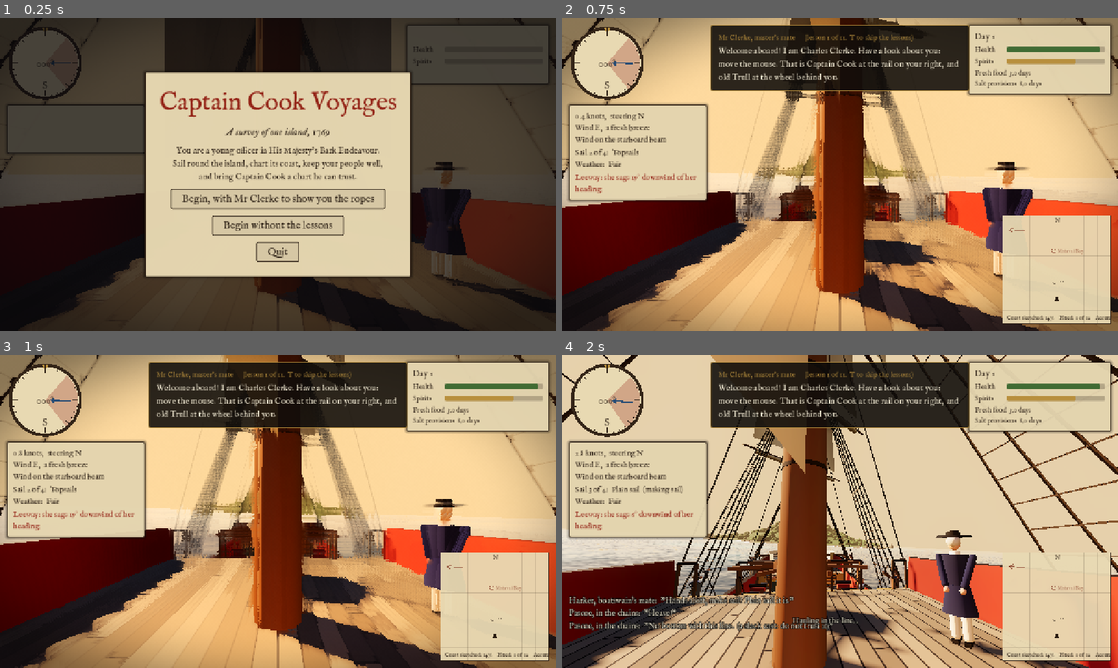
Above: before the commit, frames 1-4 (two rows, left to right).
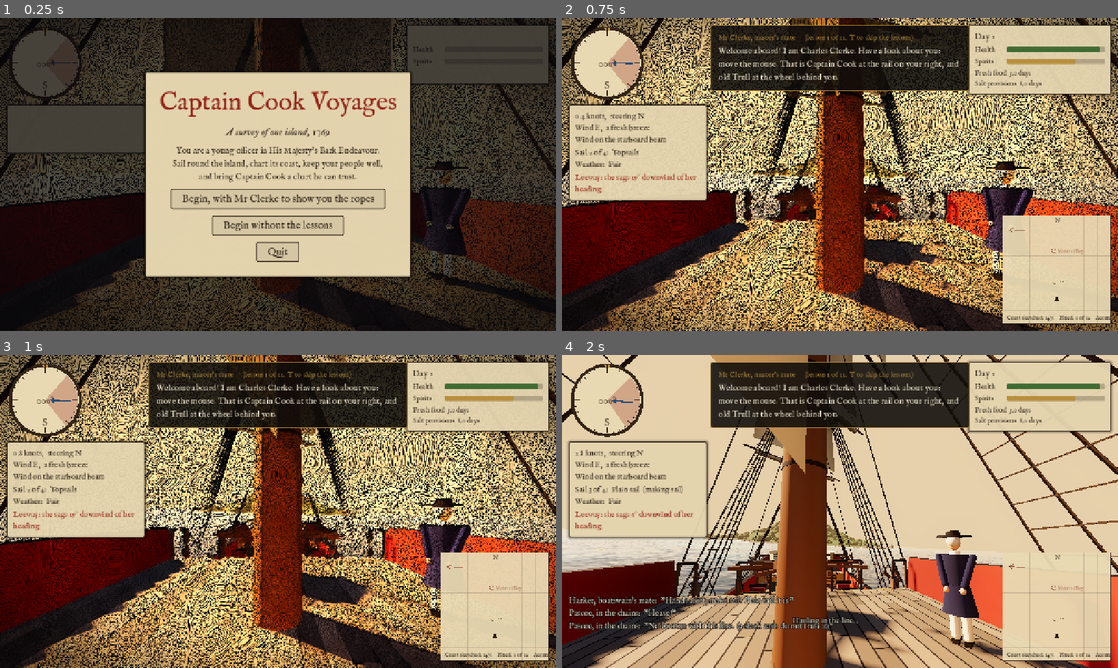
Above: after the commit, the same moments.

Repository: perkinscole/captain_cook
Game: Godot game, scene res://main.tscn
Same seed, same stepped clock (60 frames per second), same inputs: the game is played once before the commit and once after it.
Inputs (mouse positions are in pixels of both pictures, inside the frame that each line leads up to):
- Up to frame 1 (0.25 s): no input
- Up to frame 2 (0.75 s): click "Begin, with Mr Clerke to show…" at 0.5 s
- Up to frame 3 (1 s): no input
- Up to frame 4 (2 s): tap Enter at 1.25 s; move the mouse to (867, 511) at 1.27 s; hold Up from 1.28 s (still down); tap P at 1.35 s; tap Space at 1.52, 1.82 s

The runs differ from the first frame. In frame 1, 13% of the frame differs, in the area x 0-100%, y 0-100%; in frame 2, 43%; in frame 3, 43%; in frame 4, nothing differs.

Commit message:
Make the painted look literal oil paint
Replace the single smoothing filter with two coats: a rounder dab filter,
then an impasto pass that adds brush-hair ridges along shape edges,
relief lighting, canvas weave in thin paint, a limited palette, varnish
and a vignette.

Co-Authored-By: Claude Fable 5.2 <noreply@anthropic.com>
Claude-Session: https://claude.ai/code/session_01G38nkShD9pJZjTbbVyrU2i

Diff:
--- a/scripts/main.gd
+++ b/scripts/main.gd
@@ -14,6 +14,7 @@
 ##   Tutorial, Hud, GameMenu, SoundBoard          teaching, showing and sounding
 
 const PAINTERLY := preload("res://shaders/painterly.gdshader")
+const IMPASTO := preload("res://shaders/impasto.gdshader")
 const START_POSITION := Vector3(0.0, 0.0, 700.0)
 const DECK_Y := ShipVisual.DECK_Y
 const QD_Y := ShipLayout.QUARTERDECK_Y
@@ -62,7 +63,7 @@
 var groundings: int = 0
 
 var _spyglass: Spyglass
-var _paint: ColorRect
+var _paint: Control
 var _lead_gauge: LeadGauge
 var _last_safe := Vector2.ZERO
 var _lookout_quiet: float = 0.0
@@ -770,19 +771,34 @@
 	_station[h] = at
 
 
+## One full-screen coat of the painted look.
+func _coat(shader: Shader) -> ColorRect:
+	var rect := ColorRect.new()
+	rect.set_anchors_and_offsets_preset(Control.PRESET_FULL_RECT)
+	rect.mouse_filter = Control.MOUSE_FILTER_IGNORE
+	var mat := ShaderMaterial.new()
+	mat.shader = shader
+	rect.material = mat
+	return rect
+
+
 func _build_ui() -> void:
 	# The painted look sits between the 3D picture and the interface, so the
 	# picture is painted and the words stay sharp.
 	var paint_layer := CanvasLayer.new()
 	paint_layer.layer = 0
 	add_child(paint_layer)
-	_paint = ColorRect.new()
+	_paint = Control.new()
 	_paint.set_anchors_and_offsets_preset(Control.PRESET_FULL_RECT)
 	_paint.mouse_filter = Control.MOUSE_FILTER_IGNORE
-	var paint_mat := ShaderMaterial.new()
-	paint_mat.shader = PAINTERLY
-	_paint.material = paint_mat
 	paint_layer.add_child(_paint)
+	# Two coats. The first turns the picture into dabs of colour. The second
+	# reads what the first made and gives the paint thickness and brush marks.
+	_paint.add_child(_coat(PAINTERLY))
+	var fresh_copy := BackBufferCopy.new()
+	fresh_copy.copy_mode = BackBufferCopy.COPY_MODE_VIEWPORT
+	_paint.add_child(fresh_copy)
+	_paint.add_child(_coat(IMPASTO))
 
 	var layer := CanvasLayer.new()
 	layer.layer = 1
--- /dev/null
+++ b/shaders/impasto.gdshader
@@ -0,0 +1,112 @@
+shader_type canvas_item;
+
+// Oil paint, second pass: give the dabs thickness.
+//
+// Real oil paint stands up from the canvas. A brush leaves ridges along the
+// way it travelled, the paint is thickest in the lights, and the room's
+// light catches every ridge. This pass:
+//   1. works out which way a brush would have travelled at each point
+//      (along the edges of shapes, and wandering in open areas);
+//   2. lays brush-hair ridges along that direction;
+//   3. lights the ridges from the upper left, with small glints;
+//   4. lets the canvas weave show through where the paint is thin and dark;
+//   5. groups tones into a few steps, as a painter mixing a limited palette
+//      does, and adds old varnish and a darkened border.
+
+uniform sampler2D screen_tex : hint_screen_texture, repeat_disable, filter_linear;
+uniform float relief : hint_range(0.0, 2.0) = 1.0;     // how thick the paint stands
+uniform float bristles : hint_range(0.0, 2.0) = 1.0;   // how marked the brush hairs are
+uniform float weave : hint_range(0.0, 1.0) = 0.6;      // how much canvas shows
+uniform float vignette : hint_range(0.0, 1.0) = 0.5;
+uniform float palette_steps = 9.0;
+
+float hash(vec2 p) {
+	return fract(sin(dot(p, vec2(12.9898, 78.233))) * 43758.5453);
+}
+
+float vnoise(vec2 p) {
+	vec2 i = floor(p);
+	vec2 f = fract(p);
+	vec2 u = f * f * (3.0 - 2.0 * f);
+	return mix(mix(hash(i), hash(i + vec2(1.0, 0.0)), u.x),
+			mix(hash(i + vec2(0.0, 1.0)), hash(i + vec2(1.0, 1.0)), u.x), u.y);
+}
+
+float luma(vec3 c) {
+	return dot(c, vec3(0.299, 0.587, 0.114));
+}
+
+// Height of the paint at a point, for a brush travelling along `along`:
+// long streaks in the direction of travel, fine ridges across it.
+float brushed(vec2 q, vec2 along) {
+	vec2 across = vec2(-along.y, along.x);
+	vec2 st = vec2(dot(q, along) * 0.035, dot(q, across) * 0.55);
+	return 0.65 * vnoise(st) + 0.35 * vnoise(st * vec2(2.3, 2.1) + vec2(31.0, 7.0));
+}
+
+void fragment() {
+	vec2 px = SCREEN_PIXEL_SIZE;
+	float scale = 1.0 / (px.y * 720.0);       // so the strokes are the same size on any screen
+	vec2 q = FRAGCOORD.xy / scale;
+	vec3 col = texture(screen_tex, SCREEN_UV).rgb;
+	float tone = luma(col);
+
+	// Where shapes meet, a brush follows the edge. Find the edge.
+	vec2 step_x = vec2(2.0 * scale, 0.0) * px;
+	vec2 step_y = vec2(0.0, 2.0 * scale) * px;
+	float across_x = luma(texture(screen_tex, SCREEN_UV + step_x).rgb)
+			- luma(texture(screen_tex, SCREEN_UV - step_x).rgb);
+	float across_y = luma(texture(screen_tex, SCREEN_UV + step_y).rgb)
+			- luma(texture(screen_tex, SCREEN_UV - step_y).rgb);
+	vec2 grad = vec2(across_x, across_y);
+	float edge = length(grad);
+
+	// In open areas the brush wanders in long lazy curves.
+	float wander = vnoise(q * 0.004) * 6.2831853;
+	vec2 open_dir = vec2(cos(wander), sin(wander));
+	vec2 edge_dir = open_dir;
+	if (edge > 0.0001) {
+		edge_dir = vec2(-grad.y, grad.x) / edge;
+		if (dot(edge_dir, open_dir) < 0.0) {
+			edge_dir = -edge_dir;
+		}
+	}
+	vec2 along = normalize(mix(open_dir, edge_dir, smoothstep(0.01, 0.07, edge)) + vec2(0.0001));
+
+	// The paint: thick in the lights, thin in the darks.
+	float body = smoothstep(0.12, 0.9, tone);
+	float h0 = brushed(q, along);
+	float hx = brushed(q + vec2(1.5, 0.0), along);
+	float hy = brushed(q + vec2(0.0, 1.5), along);
+	vec2 slope = vec2(hx - h0, hy - h0) * (0.5 + 1.7 * body) * bristles;
+	slope += grad * 1.4;                      // a ridge where one colour is laid against another
+	vec3 normal = normalize(vec3(-slope * 3.2 * relief, 1.0));
+
+	// Lit from the upper left, as a picture on a wall is.
+	vec3 light = normalize(vec3(-0.5, -0.6, 0.62));
+	float shade = dot(normal, light) / light.z;
+	col *= mix(1.0, shade, 0.6);
+	float glint = pow(max(dot(normal, normalize(light + vec3(0.0, 0.0, 1.0))), 0.0), 48.0);
+	col += vec3(1.0, 0.97, 0.9) * glint * 0.16 * (0.3 + body) * relief;
+	col *= 0.92 + 0.16 * h0;                  // streaks of pigment in the stroke
+
+	// Group the tones into a few steps, like colours mixed on a palette.
+	float stepped = floor(tone * palette_steps + 0.5) / palette_steps;
+	col *= mix(1.0, (stepped + 0.03) / (tone + 0.03), 0.4);
+
+	// Canvas shows through thin paint.
+	float threads = sin(q.x * 2.4) * sin(q.y * 2.4) + 0.6 * (hash(floor(q * 0.6)) - 0.5);
+	col += threads * 0.035 * weave * (1.0 - body);
+
+	// Richer colour, deeper shadows, warm lights and cool darks.
+	float l = luma(col);
+	col = mix(vec3(l), col, 1.22);
+	col = mix(col, col * col * (3.0 - 2.0 * col), 0.4);
+	col *= mix(vec3(0.90, 0.95, 1.06), vec3(1.07, 1.0, 0.90), smoothstep(0.1, 0.8, l));
+	col *= vec3(1.02, 0.99, 0.93);            // a century of yellowed varnish
+
+	vec2 from_middle = SCREEN_UV - vec2(0.5);
+	col *= 1.0 - vignette * smoothstep(0.22, 0.85, dot(from_middle, from_middle) * 2.0);
+
+	COLOR = vec4(clamp(col, 0.0, 1.0), 1.0);
+}
--- a/shaders/painterly.gdshader
+++ b/shaders/painterly.gdshader
@@ -1,62 +1,41 @@
 shader_type canvas_item;
 
-// Makes the 3D picture look painted. This is a Kuwahara filter: for every
-// pixel it looks at four neighbouring patches, finds the one whose colours
-// vary least, and uses that patch's average. Flat areas turn into smooth
-// dabs of paint while edges stay sharp. A little colour grading, a darkened
-// border and a canvas weave go on top.
-
-const int RADIUS = 3;
+// Oil paint, first pass: turn the picture into dabs of colour.
+//
+// For every pixel this looks at eight wedges of the picture around it, like
+// slices of a pie. A wedge whose colours are all much alike is "one dab of
+// paint"; a wedge that crosses an edge is not. The pixel takes its colour
+// mostly from the calmest wedges. Flat areas melt into smooth dabs while
+// edges stay crisp, which is how a loaded brush lays colour down.
+// The second pass (impasto.gdshader) then gives the paint thickness.
 
 uniform sampler2D screen_tex : hint_screen_texture, repeat_disable, filter_linear;
-uniform float brush = 1.6;      // how far apart the samples are, in pixels
-uniform float amount : hint_range(0.0, 1.0) = 1.0;
-uniform float vignette : hint_range(0.0, 1.0) = 0.45;
-uniform float weave : hint_range(0.0, 1.0) = 0.25;
-
-float hash(vec2 p) {
-	return fract(sin(dot(p, vec2(12.9898, 78.233))) * 43758.5453);
-}
+uniform float brush = 7.0;        // size of a dab, in pixels on a 720-line screen
+uniform float crispness = 4.0;    // how strongly calm wedges win over busy ones
 
 void fragment() {
-	vec2 px = SCREEN_PIXEL_SIZE * brush;
-	vec3 plain = texture(screen_tex, SCREEN_UV).rgb;
-	vec3 best = plain;
-	float best_spread = 1000.0;
-	float count = float((RADIUS + 1) * (RADIUS + 1));
-	for (int q = 0; q < 4; q++) {
-		vec2 dir = vec2((q == 0 || q == 2) ? -1.0 : 1.0, (q < 2) ? -1.0 : 1.0);
+	vec2 px = SCREEN_PIXEL_SIZE;
+	float radius = brush / (px.y * 720.0);
+	vec3 total = vec3(0.0);
+	float weight_sum = 0.0;
+	for (int wedge = 0; wedge < 8; wedge++) {
 		vec3 sum = vec3(0.0);
 		vec3 sum_sq = vec3(0.0);
-		for (int i = 0; i <= RADIUS; i++) {
-			for (int j = 0; j <= RADIUS; j++) {
-				vec3 c = texture(screen_tex, SCREEN_UV + vec2(float(i), float(j)) * dir * px).rgb;
+		for (int a = 0; a < 3; a++) {
+			float angle = (float(wedge) + (float(a) - 1.0) * 0.33) * 0.7853982;
+			vec2 dir = vec2(cos(angle), sin(angle));
+			for (int r = 1; r <= 3; r++) {
+				vec3 c = texture(screen_tex, SCREEN_UV + dir * (radius * float(r) / 3.0) * px).rgb;
 				sum += c;
 				sum_sq += c * c;
 			}
 		}
-		vec3 mean = sum / count;
-		vec3 variance = abs(sum_sq / count - mean * mean);
-		float spread = variance.r + variance.g + variance.b;
-		if (spread < best_spread) {
-			best_spread = spread;
-			best = mean;
-		}
+		vec3 mean = sum / 9.0;
+		vec3 variance = abs(sum_sq / 9.0 - mean * mean);
+		float busy = variance.r + variance.g + variance.b;
+		float weight = 1.0 / (1.0 + pow(busy * 600.0, crispness));
+		total += mean * weight;
+		weight_sum += weight;
 	}
-	vec3 col = mix(plain, best, amount);
-
-	// Deeper shadows, warmer lights, a touch more colour.
-	float luma = dot(col, vec3(0.299, 0.587, 0.114));
-	col = mix(vec3(luma), col, 1.18);
-	col = mix(col, col * col * (3.0 - 2.0 * col), 0.35);
-	col *= mix(vec3(0.92, 0.96, 1.05), vec3(1.06, 1.0, 0.92), smoothstep(0.1, 0.8, luma));
-
-	// Canvas weave and a darkened border, like an old picture in its frame.
-	vec2 grid = FRAGCOORD.xy;
-	float threads = sin(grid.x * 1.9) * sin(grid.y * 1.9) * 0.5 + (hash(floor(grid * 0.5)) - 0.5);
-	col += threads * 0.022 * weave;
-	vec2 from_middle = SCREEN_UV - vec2(0.5);
-	col *= 1.0 - vignette * smoothstep(0.25, 0.85, dot(from_middle, from_middle) * 2.0);
-
-	COLOR = vec4(col, 1.0);
+	COLOR = vec4(total / max(weight_sum, 0.00001), 1.0);
 }
